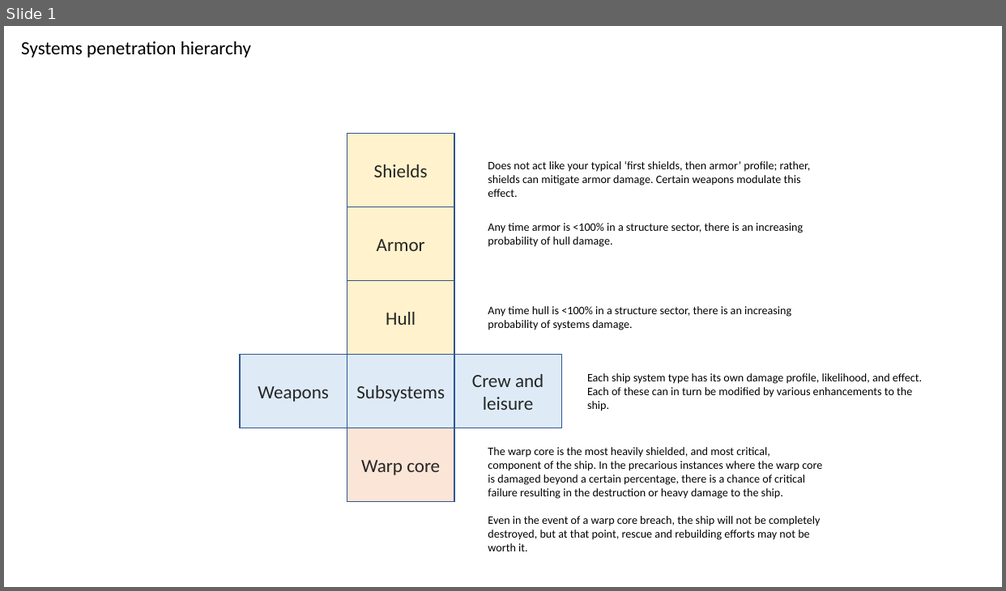
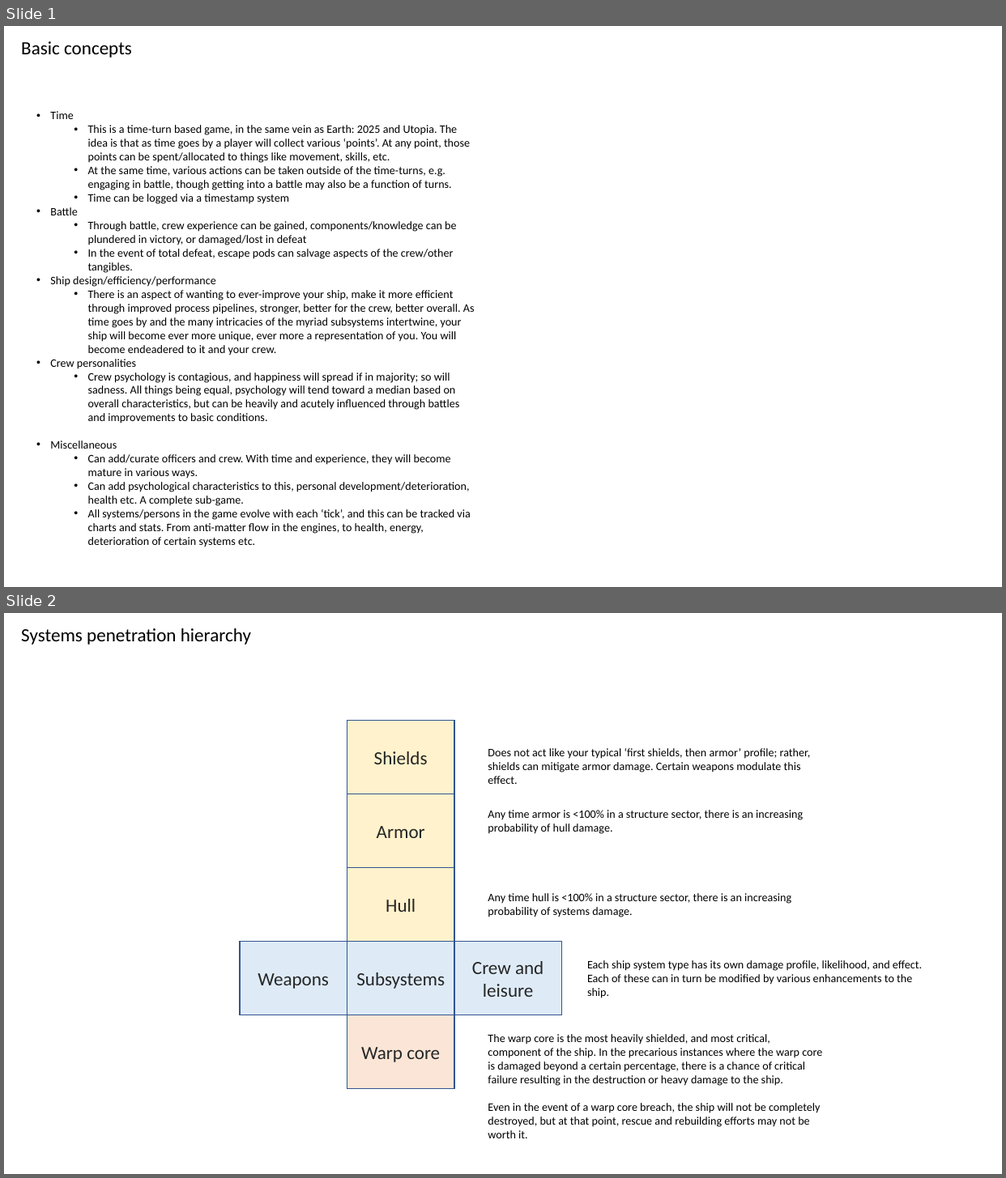
Before and after one commit to drdru7029/TI3-Combat-Simulator, a slide deck: doc/Game Concepts Details.pptx. Shown one above the other, each under a label of ours: slide 1 before the commit, slides 1 and 2 after it. The pictures are 1006x591 and 1006x1178 pixels, drawn with LibreOffice and Linux fonts; fonts in the diff are those of the drawing. Boxes give left, top, right and bottom in pixels: in the first picture for what was removed or moved away, otherwise in the second. Text is boxed around its words. In the diff, an @@ line names an element or a change of style, - is before the commit and + after.

Commit message:
concept updates

```diff
--- a/doc/Game Concepts Details.pptx
+++ b/doc/Game Concepts Details.pptx
@@ slide 1 added at bbox=[4, 26, 1002, 587], background #FFFFFF @@
@@ text added at bbox=[21, 41, 132, 58], 18 pt, text #000000 @@
+Basic concepts
@@ text added at bbox=[50, 111, 475, 548], 11 pt, text #000000 @@
+• Time
+  • This is a time-turn based game, in the same vein as Earth: 2025 and Utopia. The idea is that as time goes by a player will collect various ‘points’. At any point, those points can be spent/allocated to things like movement, skills, etc.
+  • At the same time, various actions can be taken outside of the time-turns, e.g. engaging in battle, though getting into a battle may also be a function of turns.
+  • Time can be logged via a timestamp system
+• Battle
+  • Through battle, crew experience can be gained, components/knowledge can be plundered in victory, or damaged/lost in defeat
+  • In the event of total defeat, escape pods can salvage aspects of the crew/other tangibles.
+• Ship design/efficiency/performance
+  • There is an aspect of wanting to ever-improve your ship, make it more efficient through improved process pipelines, stronger, better for the crew, better overall. As time goes by and the many intricacies of the myriad subsystems intertwine, your ship will become ever more unique, ever more a representation of you. You will become endeadered to it and your crew.
+• Crew personalities
+  • Crew psychology is contagious, and happiness will spread if in majority; so will sadness. All things being equal, psychology will tend toward a median based on overall characteristics, but can be heavily and acutely influenced through battles and improvements to basic conditions.
+• Miscellaneous
+  • Can add/curate officers and crew. With time and experience, they will become mature in various ways.
+  • Can add psychological characteristics to this, personal development/deterioration, health etc. A complete sub-game.
+  • All systems/persons in the game evolve with each ‘tick’, and this can be tracked via charts and stats. From anti-matter flow in the engines, to health, energy, deterioration of certain systems etc.
@@ what was slide 1 is now slide 2 @@
```
